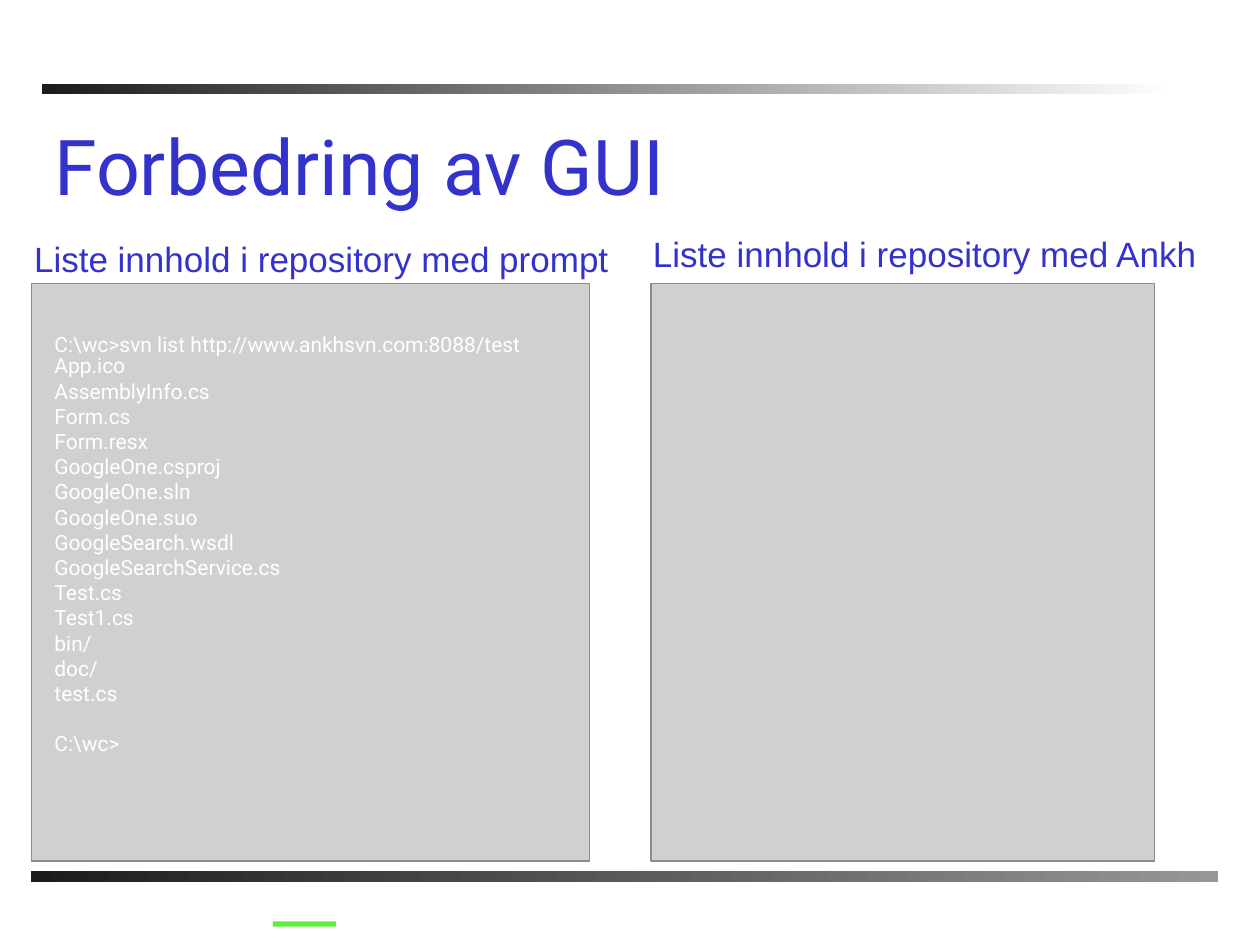
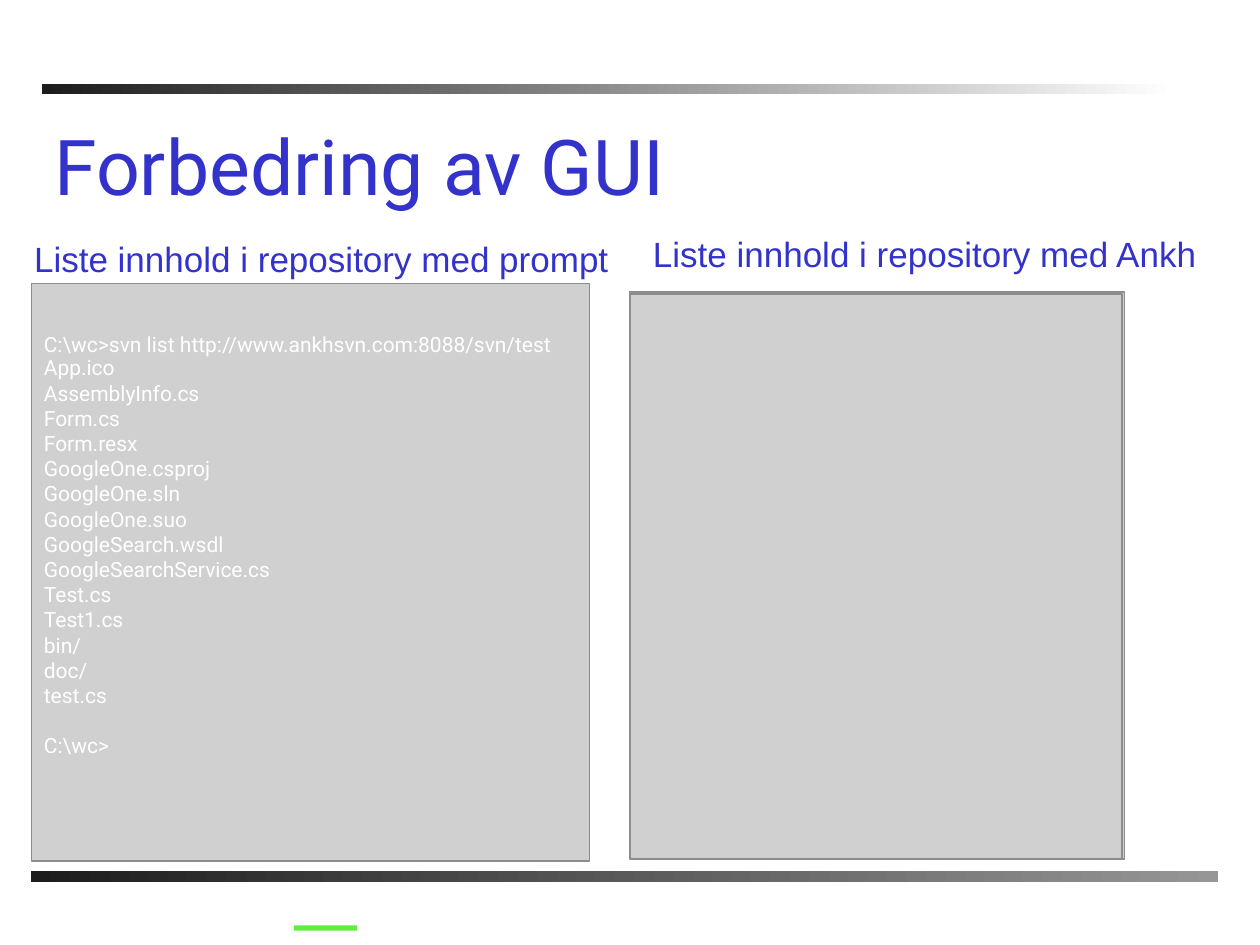
Before and after one commit to PhilJollans/AnkhSVN2019, a slide deck: slide 8 of doc/powerpoint/Subversion_addin_for_VS.NET.ppt (slide 11 before the commit). Drawn at 1260x945 pixels with LibreOffice and Linux fonts; fonts in the diff are those of the drawing; grey boxes stand for pictures; background and template pictures are left out. Boxes give left, top, right and bottom in pixels: in the first picture for what was removed or moved away, otherwise in the second. Text is boxed around its words. In the diff, an @@ line names an element or a change of style, - is before the commit and + after.

```diff
--- a/doc/powerpoint/Subversion_addin_for_VS.NET.ppt
+++ b/doc/powerpoint/Subversion_addin_for_VS.NET.ppt
@@ picture: place and size @@
-picture at (651,284,1154,861)
+picture at (630,292,1124,859)
@@ picture added at (630,294,1085,816) @@
@@ picture added at (630,294,1096,829) @@
@@ picture added at (630,294,1095,827) @@
@@ picture added at (630,294,1113,848) @@
@@ picture added at (630,291,1115,848) @@
@@ picture added at (630,294,1123,858) @@
@@ text "App.ico": place and size @@
-text "App.ico" at (54,358,280,752)
+text "App.ico" at (44,360,270,754)
@@ text at (44,337,551,356): text changed @@
-C:\wc>svn list http://www.ankhsvn.com:8088/test
+C:\wc>svn list http://www.ankhsvn.com:8088/svn/test
@@ line moved from (273, 924) - (336, 924) to (294, 927) - (357, 927) @@
```
Also in this commit, not shown: 14 other slides changed, 2 slides added, 8 slides removed.
